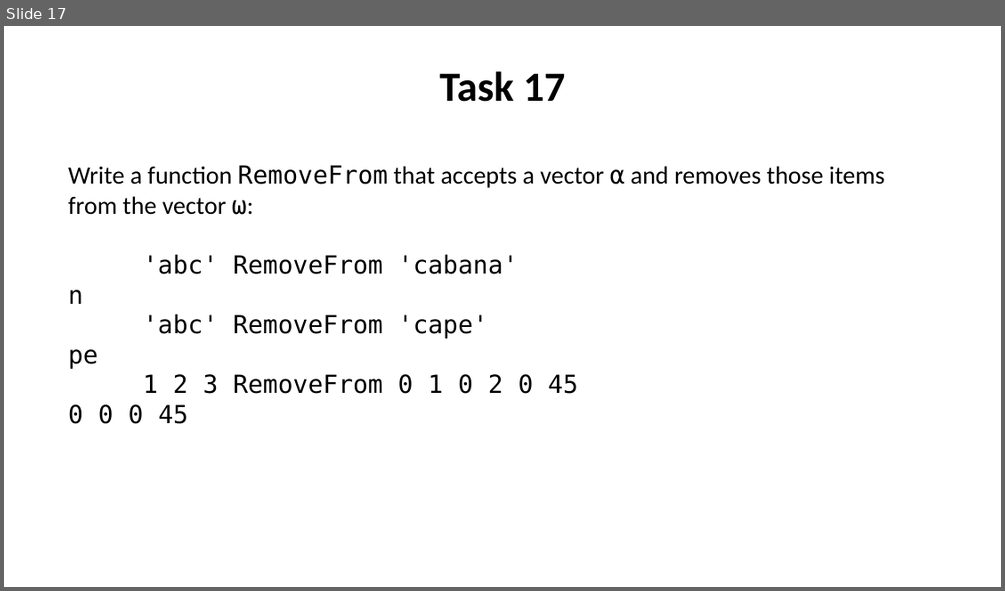
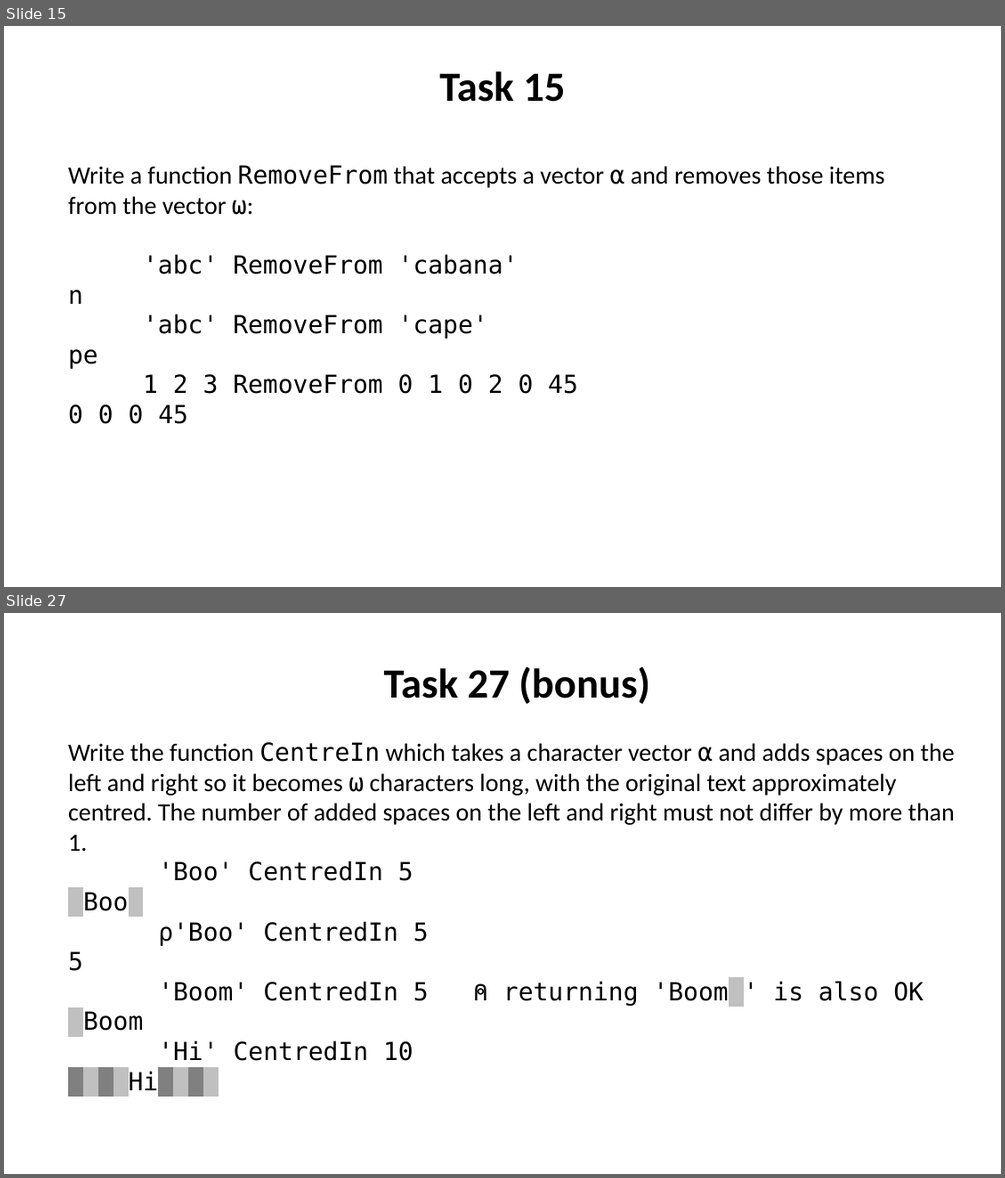
Before and after one commit to abrudz/tasks, a slide deck: assessment_A.pptx. Shown one above the other, each under a label of ours: slide 17 before the commit, slides 15 and 27 after it; the slides between them are not shown. The pictures are 1005x591 and 1005x1178 pixels, drawn with LibreOffice and Linux fonts; fonts in the diff are those of the drawing. Boxes give left, top, right and bottom in pixels: in the first picture for what was removed or moved away, otherwise in the second. Text is boxed around its words. In the diff, an @@ line names an element or a change of style, - is before the commit and + after.

```diff
--- a/assessment_A.pptx
+++ b/assessment_A.pptx
@@ slide 27 added at (4, 613, 1001, 1174), background #FFFFFF @@
@@ text added at (68, 666, 955, 1095), 24 pt, text #000000 @@
+Task 27 (bonus)
+Write the function CentreIn which takes a character vector ⍺ and adds spaces on the left and right so it becomes ⍵ characters long, with the original text approximately centred. The number of added spaces on the left and right must not differ by more than 1.
+'Boo' CentredIn 5
+Boo .
+⍴'Boo' CentredIn 5
+5
+'Boom' CentredIn 5 ⍝ returning 'Boom ' is also OK
+Boom
+'Hi' CentredIn 10
+Hi .
@@ what was slide 17 is now slide 15 @@
@@ text at (439, 71, 565, 102): text changed @@
-Task 17
+Task 15
```
Also in this commit, not shown: 7 slides changed, 14 other slides added, 6 slides removed, 2 other files.
